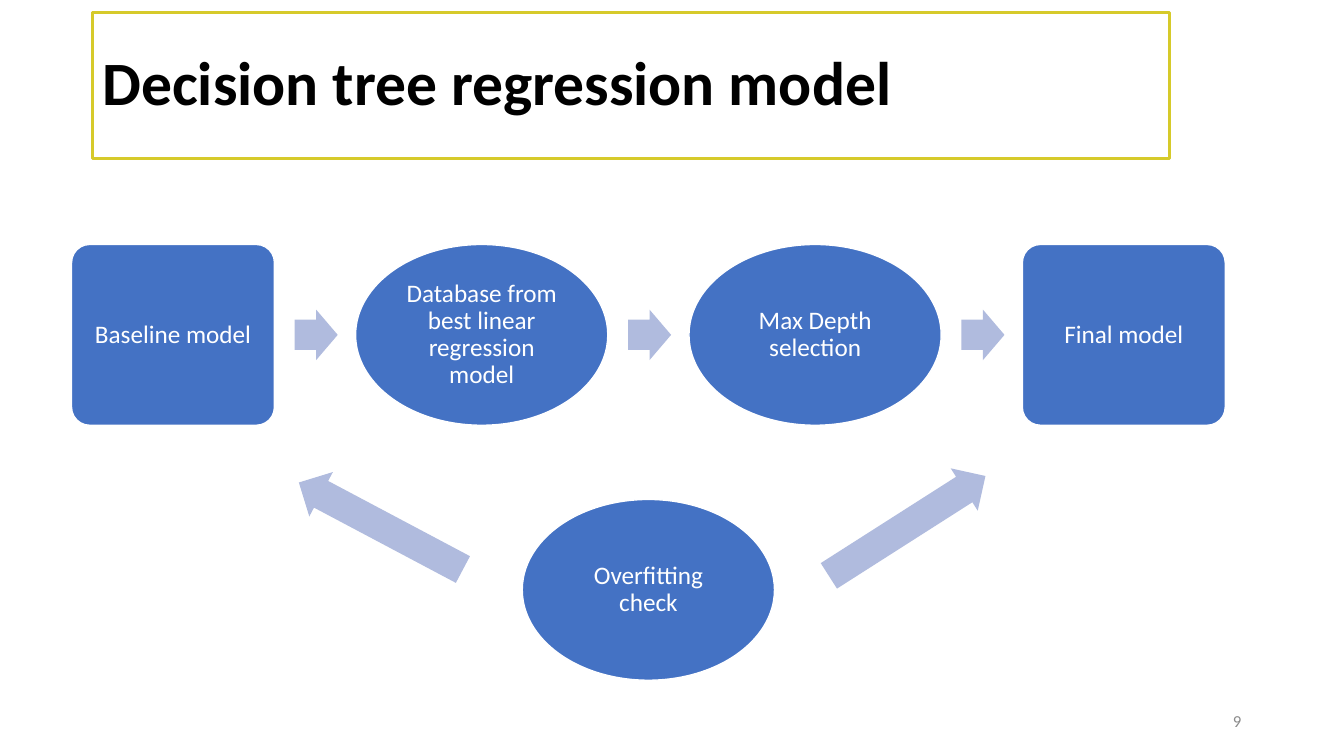
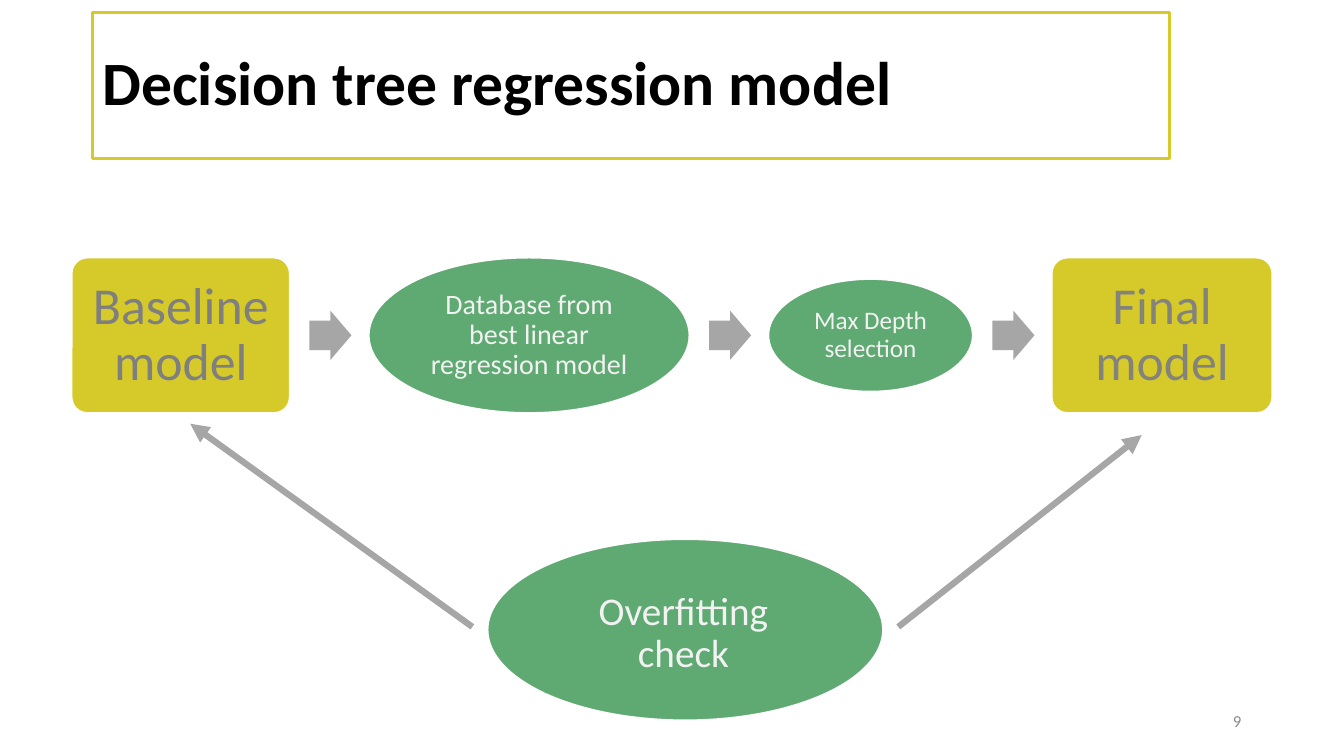
Before and after one commit to federicariva/MidbootcampProject, a slide deck: slide 9 of deliverables/Project_presentation.pptx. Drawn at 1344x756 pixels with LibreOffice and Linux fonts; fonts in the diff are those of the drawing; background and template pictures are left out. Boxes give left, top, right and bottom in pixels: in the first picture for what was removed or moved away, otherwise in the second. Text is boxed around its words. In the diff, an @@ line names an element or a change of style, - is before the commit and + after.

```diff
--- a/deliverables/Project_presentation.pptx
+++ b/deliverables/Project_presentation.pptx
@@ rounded rectangle: place and size @@
-rounded rectangle at [72, 245, 274, 425]
+rounded rectangle at [72, 258, 289, 413]
@@ rounded rectangle at [72, 258, 289, 413]: fill #4472C4 to #D6CA2A @@
@@ text "Baseline model": place and size @@
-text "Baseline model" at [95, 325, 251, 343]
+text "Baseline model" at [93, 288, 269, 380]
@@ text "Baseline model" at [93, 288, 269, 380]: size 18 to 37 pt, text colour #FFFFFF to #7F7F7F; more space between paragraphs @@
@@ ellipse: place and size @@
-ellipse at [356, 245, 608, 425]
+ellipse at [369, 258, 690, 413]
@@ rounded rectangle at [1053, 258, 1272, 413]: fill #4472C4 to #D6CA2A @@
@@ rounded rectangle: place and size @@
-rounded rectangle at [1022, 245, 1225, 425]
+rounded rectangle at [1053, 258, 1272, 413]
@@ text "Final model": place and size @@
-text "Final model" at [1064, 325, 1183, 343]
+text "Final model" at [1095, 288, 1228, 380]
@@ text "Final model" at [1095, 288, 1228, 380]: size 18 to 37 pt, text colour #FFFFFF to #83837C; more space between paragraphs @@
@@ text "Database from best linear regression ...": place and size @@
-text "Database from best linear regression ..." at [407, 284, 556, 383]
+text "Database from best linear regression ..." at [431, 294, 627, 379]
@@ text "Database from best linear regression ..." at [431, 294, 627, 379]: size 18 to 20 pt, text colour #FFFFFF to #F2F2F2 @@
@@ fill #4472C4 to #5FA972 in 3 elements at [488, 539, 883, 720], [369, 258, 690, 413], [769, 279, 973, 391] @@
@@ ellipse: place and size @@
-ellipse at [690, 245, 942, 425]
+ellipse at [769, 279, 973, 391]
@@ text "Max Depth selection": place and size @@
-text "Max Depth selection" at [759, 311, 872, 356]
+text "Max Depth selection" at [814, 311, 927, 357]
@@ text "Max Depth selection" at [814, 311, 927, 357]: text colour #FFFFFF to #F2F2F2 @@
@@ right arrow: place and size @@
-right arrow at [294, 310, 338, 360]
+right arrow at [310, 311, 352, 360]
@@ fill #B0BCDE to #A6A6A6 in 3 elements at [310, 311, 352, 360], [993, 311, 1035, 360], [709, 311, 751, 360] @@
@@ right arrow: place and size @@
-right arrow at [628, 310, 671, 360]
+right arrow at [709, 311, 751, 360]
@@ right arrow: place and size @@
-right arrow at [962, 310, 1005, 360]
+right arrow at [993, 311, 1035, 360]
@@ arrow added from (473, 627) to (191, 423), #A6A6A6 4.5 pt @@
@@ arrow added from (898, 627) to (1142, 436), #A6A6A6 4.5 pt @@
@@ right arrow removed at [287, 461, 475, 592] @@
@@ right arrow removed at [816, 455, 999, 597] @@
@@ ellipse: place and size @@
-ellipse at [522, 500, 774, 681]
+ellipse at [488, 539, 883, 720]
@@ text "Overfitting check": place and size @@
-text "Overfitting check" at [594, 566, 703, 611]
+text "Overfitting check" at [599, 598, 768, 667]
@@ text "Overfitting check" at [599, 598, 768, 667]: size 18 to 28 pt, text colour #FFFFFF to #F2F2F2; more space between paragraphs @@
```
Also in this commit, not shown: 11 other slides changed, 1 slide removed, 1 other file.
